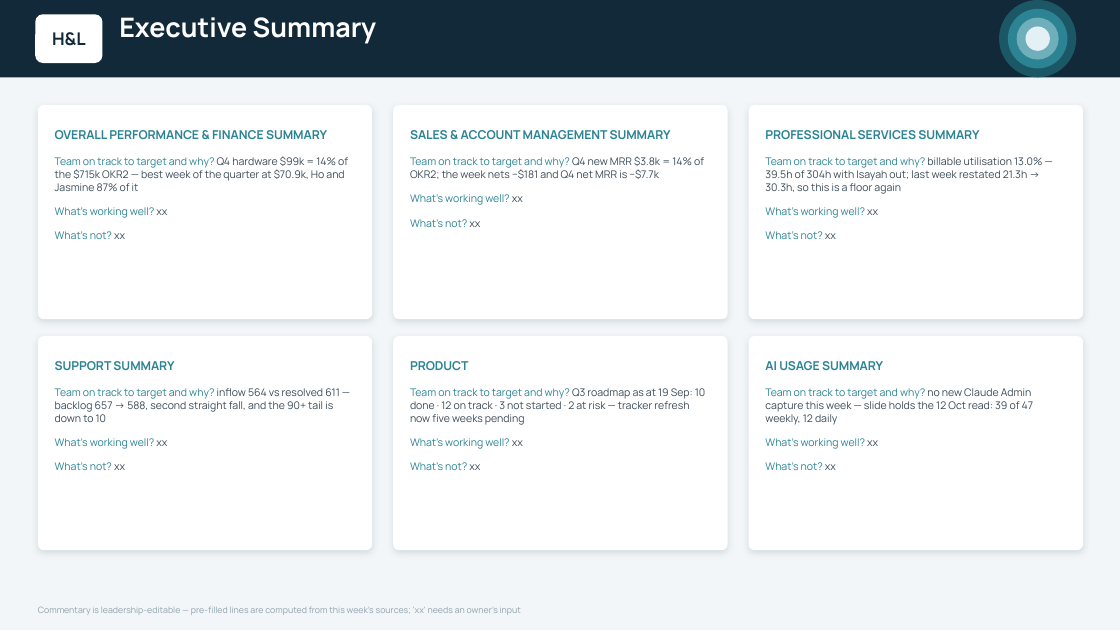
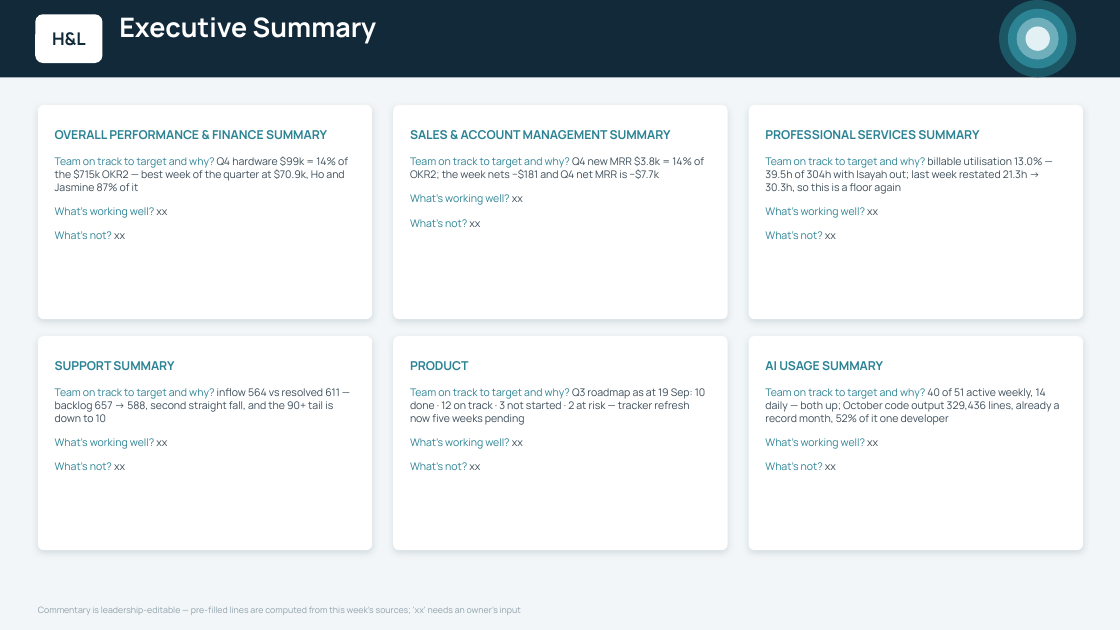
Before and after one commit to ihorner-hl/leadership-reporting, a slide deck: slide 3 of exec-deck/output/H&L Weekly Update - WC 12 Oct 2026.pptx. Drawn at 1120x630 pixels with LibreOffice and Linux fonts; fonts in the diff are those of the drawing. Boxes give left, top, right and bottom in pixels: in the first picture for what was removed or moved away, otherwise in the second. Text is boxed around its words. In the diff, an @@ line names an element or a change of style, - is before the commit and + after.

```diff
--- a/exec-deck/output/H&L Weekly Update - WC 12 Oct 2026.pptx
+++ b/exec-deck/output/H&L Weekly Update - WC 12 Oct 2026.pptx
@@ text at (765,388,1060,425): text changed @@
-Team on track to target and why? no new Claude Admin capture this week — slide holds the 12 Oct read: 39 of 47 weekly, 12 daily
+Team on track to target and why? 40 of 51 active weekly, 14 daily — both up; October code output 329,436 lines, already a record month, 52% of it one developer
```
Also in this commit, not shown: 1 other slide changed, 3 other files.
